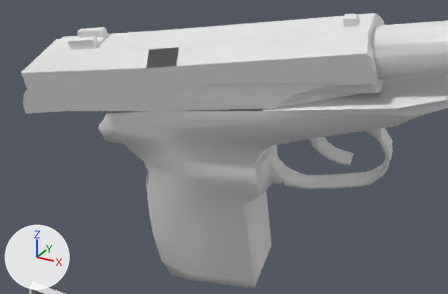
What one commit did to the OBJ model Vertex_Animation_Compiler/Assets/Makarov_Pistol_Reload156.obj.
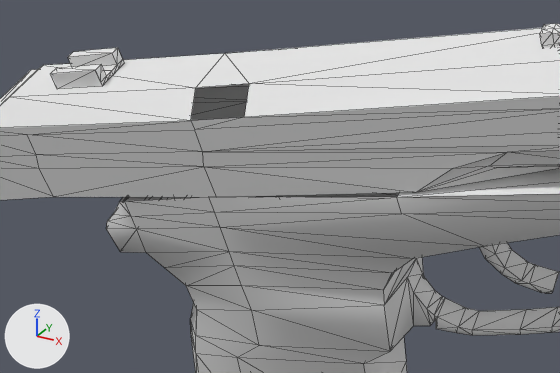
Old and new are each drawn from a 50 mm lens placed at (0.4636, -0.3062, 0.0098), pointed at (0.3662, -0.1291, -0.0787) and again close up on the part from 9% to 79% of the width and 0% to 72% of the height. Lighting does not change. The marker at lower left points along +X, +Y and +Z. The close-ups show mesh edges as thin lines. Where no turn or scale is listed for an object, it has been applied to the vertices.

The first close-up shows 'Rest_of_the_gun_Sphere', 'Top_Slider_Sphere.001'.
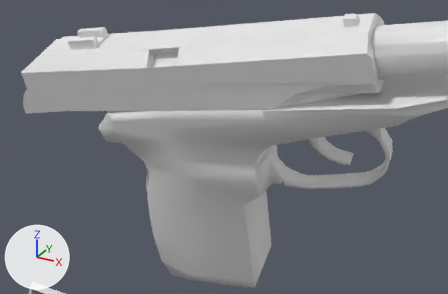
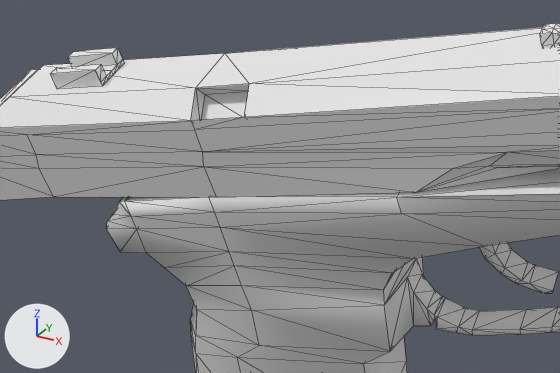
Pixel boxes [x1, y1, x2, y2] of what changed, in the close-ups (560 x 373 px):
part 1 of me_rest_of_the_gun_sphere, added
    after: [120, 193, 399, 202]
part 2 of me_top_slider_sphere_001, added
    after: [191, 84, 249, 121]

The change, as a diff of the scene's bpy script:
```diff
--- a/Vertex_Animation_Compiler/Assets/Makarov_Pistol_Reload156.obj.py
+++ b/Vertex_Animation_Compiler/Assets/Makarov_Pistol_Reload156.obj.py
@@ me_rest_of_the_gun_sphere @@
 me_rest_of_the_gun_sphere.from_pydata(...)  # 272 vertices, 519 faces; spans x 0.3111..0.4578, y -0.1365..-0.0812, z -0.1591..-0.0255
 # used by ob_rest_of_the_gun_sphere; location = (0.0, 0.0, 0.0)
 # verts and faces of me_rest_of_the_gun_sphere; kept vertices keep their numbers, new ones are numbered from 272
 # before: 164 (0.3785, -0.1072, -0.0545), 166 (0.32, -0.1365, -0.0722) at pixel (119, 201), 175 (0.3213, -0.1364, -0.0718) at pixel (124, 201), 178 (0.3818, -0.1312, -0.0618) at pixel (396, 197), 179 (0.3417, -0.1349, -0.0677) at pixel (208, 196)
 # before: 180 (0.318, -0.1125, -0.0646), 181 (0.3385, -0.1109, -0.0604), 183 (0.3167, -0.1126, -0.0649)
+# me_rest_of_the_gun_sphere part 1
+faces += [(164, 181, 179), (175, 179, 181), (166, 175, 183), (164, 179, 178), (175, 181, 180), (175, 180, 183)]
@@ me_top_slider_sphere_001 @@
 # used by ob_top_slider_sphere_001; location = (0.0, 0.0, 0.0)
-me_top_slider_sphere_001.from_pydata(...)  # 127 vertices, 227 faces; spans x 0.2785..0.4177, y -0.145..-0.1077, z -0.0779..-0.0286
+me_top_slider_sphere_001.from_pydata(...)  # 131 vertices, 237 faces; spans x 0.2785..0.4177, y -0.145..-0.1077, z -0.0779..-0.0286
+# me_top_slider_sphere_001 part 2
+# 4 vertices are added at (0.3537, -0.1359, -0.0505), (0.3422, -0.137, -0.0525), (0.3525, -0.1321, -0.0451), (0.341, -0.1332, -0.0471)
+# 10 new faces join them
```
